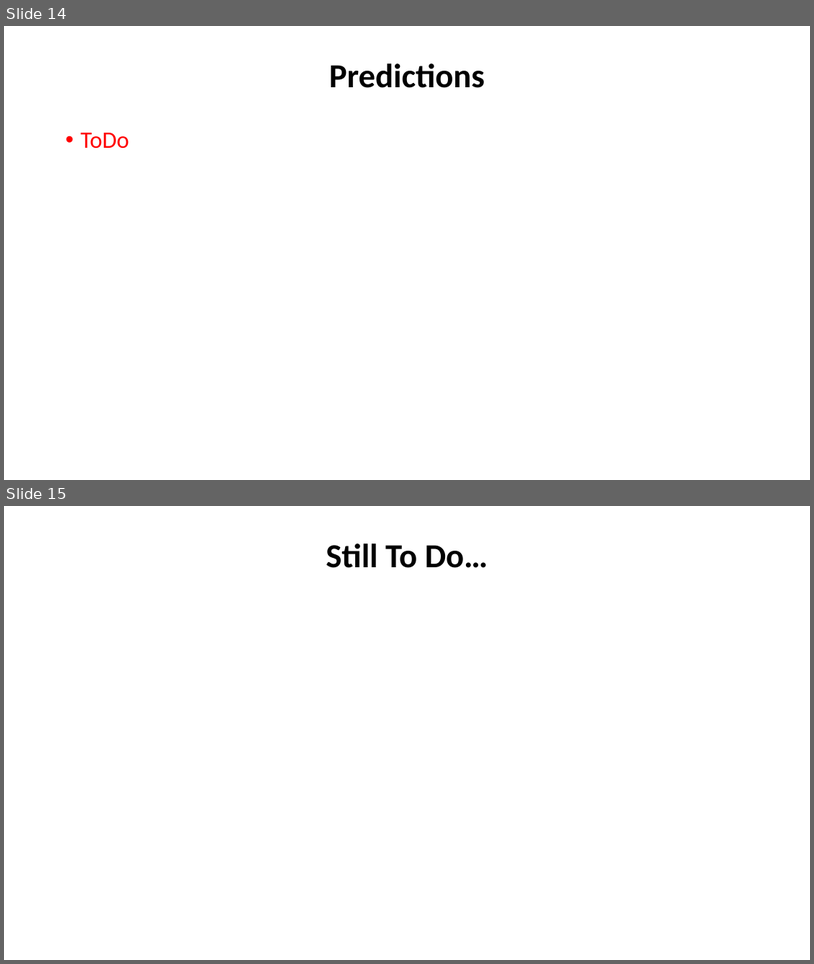
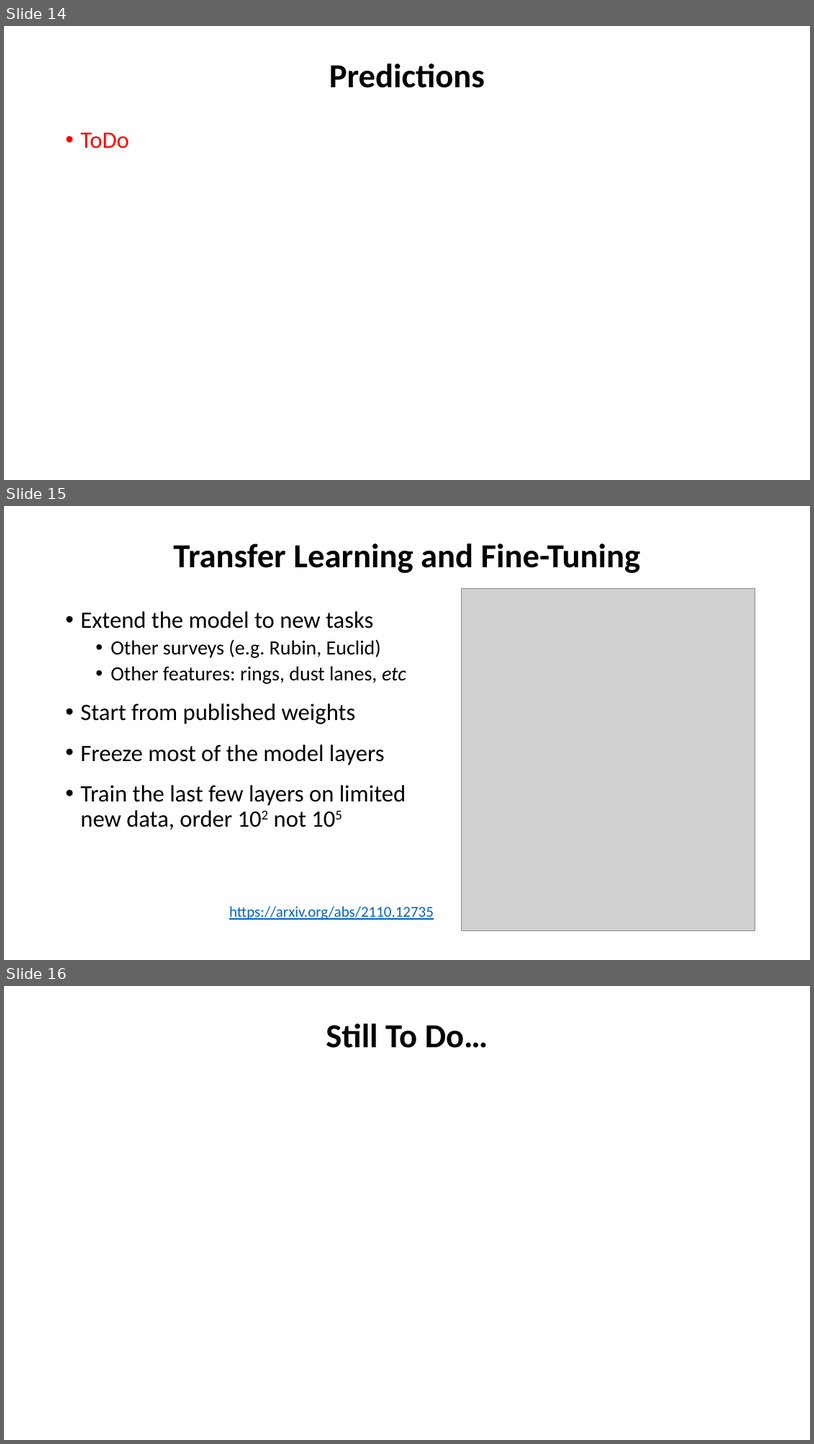
Before and after one commit to colinleach/proj502, a slide deck: project_report/Colin Leach project for ASTR 502.pptx. Shown one above the other, each under a label of ours: slides 14 and 15 before the commit, slides 14, 15 and 16 after it. The pictures are 814x964 and 814x1444 pixels, drawn with LibreOffice and Linux fonts; fonts in the diff are those of the drawing; grey boxes stand for pictures. Boxes give left, top, right and bottom in pixels: in the first picture for what was removed or moved away, otherwise in the second. Text is boxed around its words. In the diff, an @@ line names an element or a change of style, - is before the commit and + after.

```diff
--- a/project_report/Colin Leach project for ASTR 502.pptx
+++ b/project_report/Colin Leach project for ASTR 502.pptx
@@ slide 15 added at (x1=4, y1=506, x2=810, y2=960), background #FFFFFF @@
@@ title added at (x1=173, y1=543, x2=641, y2=573), 40 pt, text #000000, bold @@
+Transfer Learning and Fine-Tuning
@@ picture added at (x1=461, y1=588, x2=755, y2=931) @@
@@ text added at (x1=80, y1=611, x2=406, y2=829), 28 pt, text #000000 @@
+• Extend the model to new tasks
+  • Other surveys (e.g. Rubin, Euclid)
+  • Other features: rings, dust lanes, etc
+• Start from published weights
+• Freeze most of the model layers
+• Train the last few layers on limited new data, order 102 not 105
@@ text added at (x1=229, y1=906, x2=434, y2=919), 18 pt, text #0563C1, underline @@
+https://arxiv.org/abs/2110.12735
@@ what was slide 15 is now slide 16 @@
```
Also in this commit, not shown: 5 slides changed, 1 other slide added.
